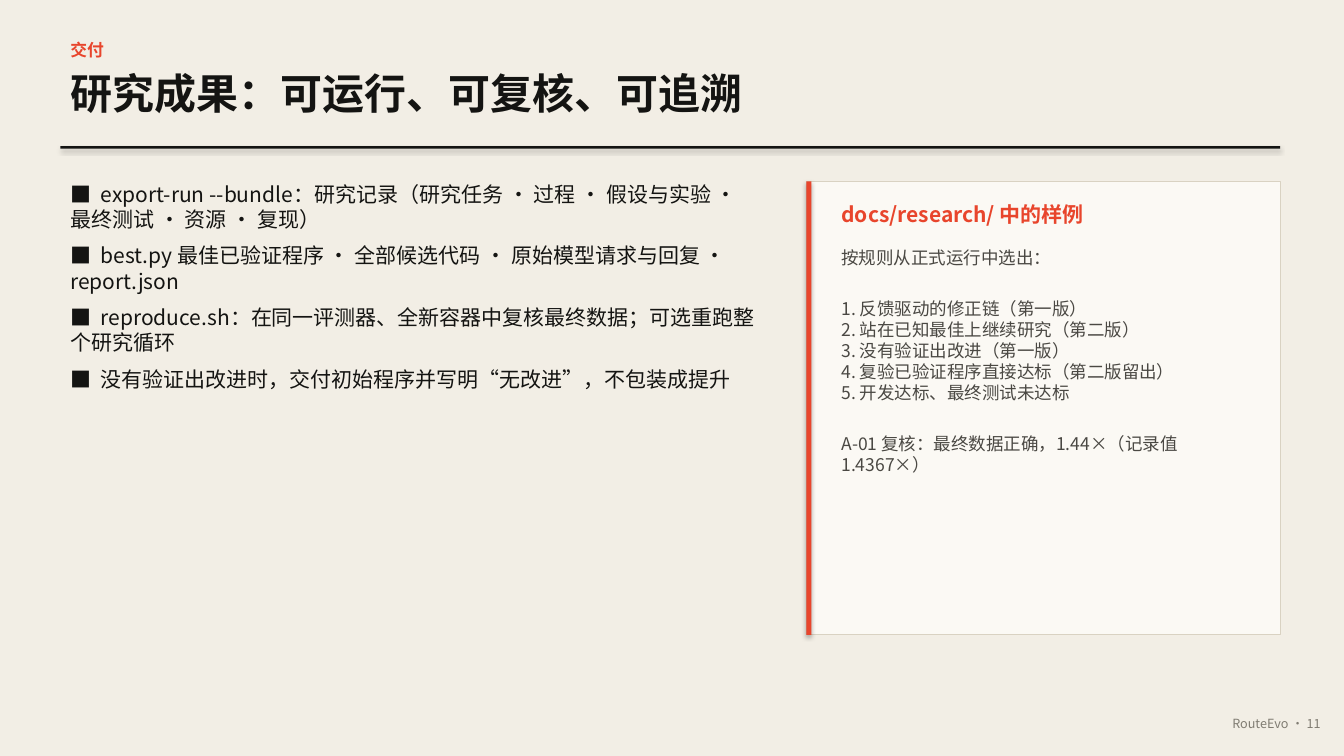
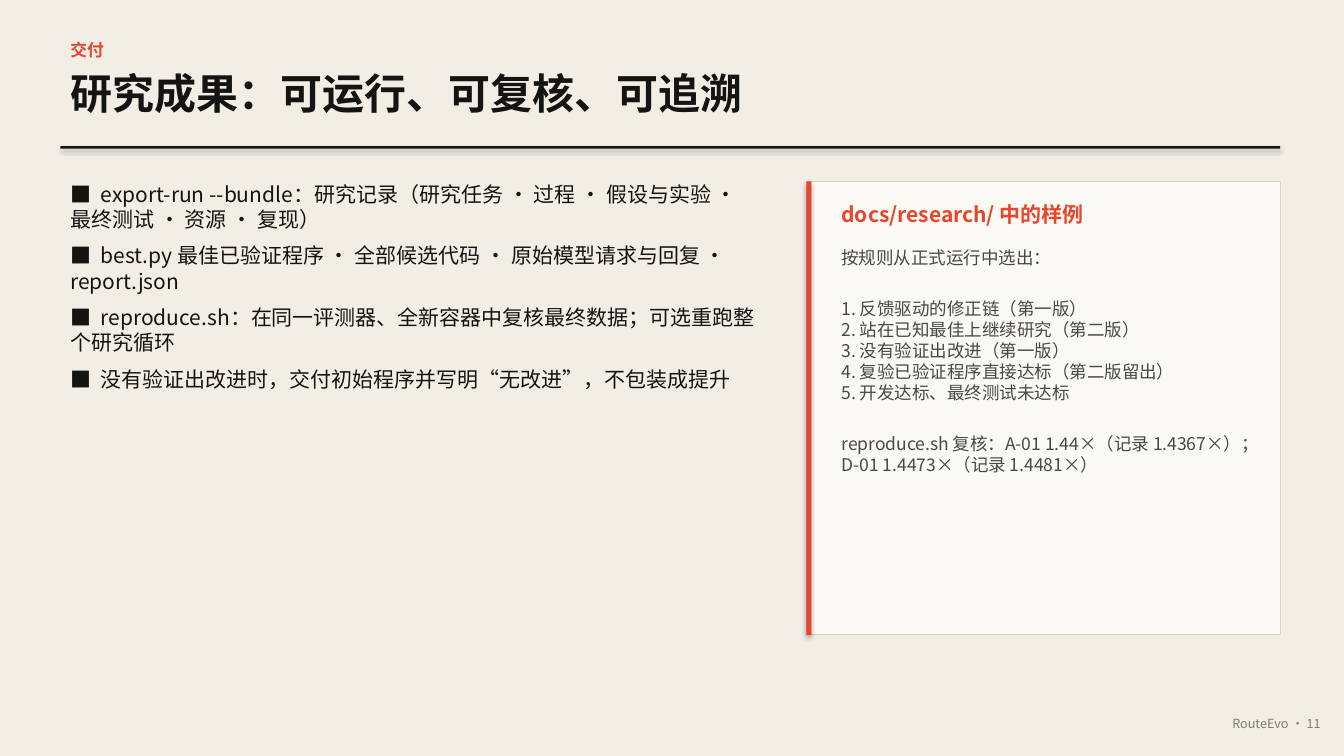
Before and after one commit to bohack-2026-hw/QuotaCrux, a slide deck: slide 11 of docs/RouteEvo.pptx. Drawn at 1344x756 pixels with LibreOffice and Linux fonts; fonts in the diff are those of the drawing. Boxes give left, top, right and bottom in pixels: in the first picture for what was removed or moved away, otherwise in the second. Text is boxed around its words. In the diff, an @@ line names an element or a change of style, - is before the commit and + after.

```diff
--- a/docs/RouteEvo.pptx
+++ b/docs/RouteEvo.pptx
@@ text at <box>841,435,1259,473</box>: text changed @@
-A-01 复核：最终数据正确，1.44×（记录值 1.4367×）
+reproduce.sh 复核：A-01 1.44×（记录 1.4367×）；D-01 1.4473×（记录 1.4481×）
```
Also in this commit, not shown: 1 other slide changed, 2 other files.
